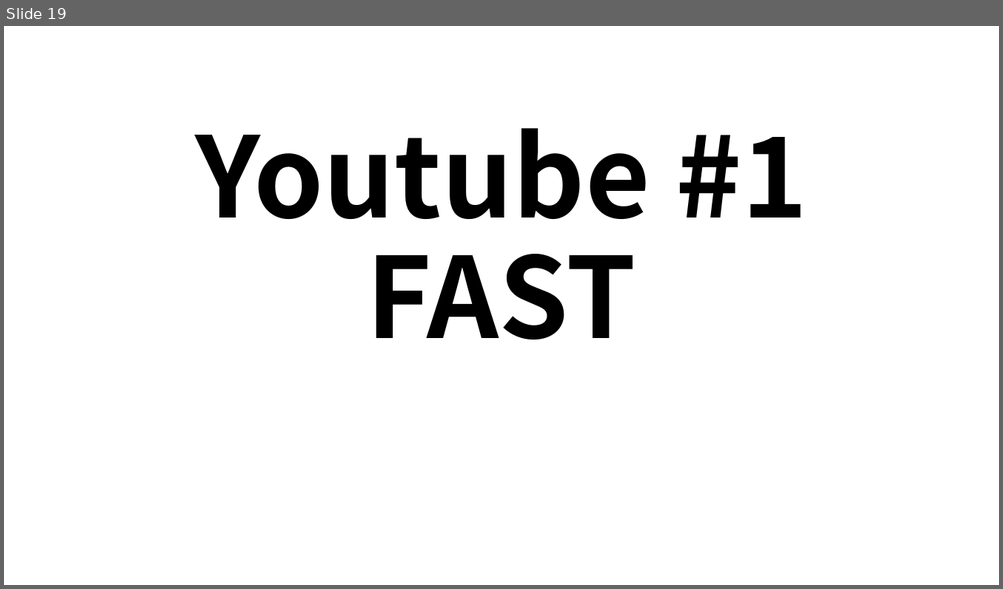
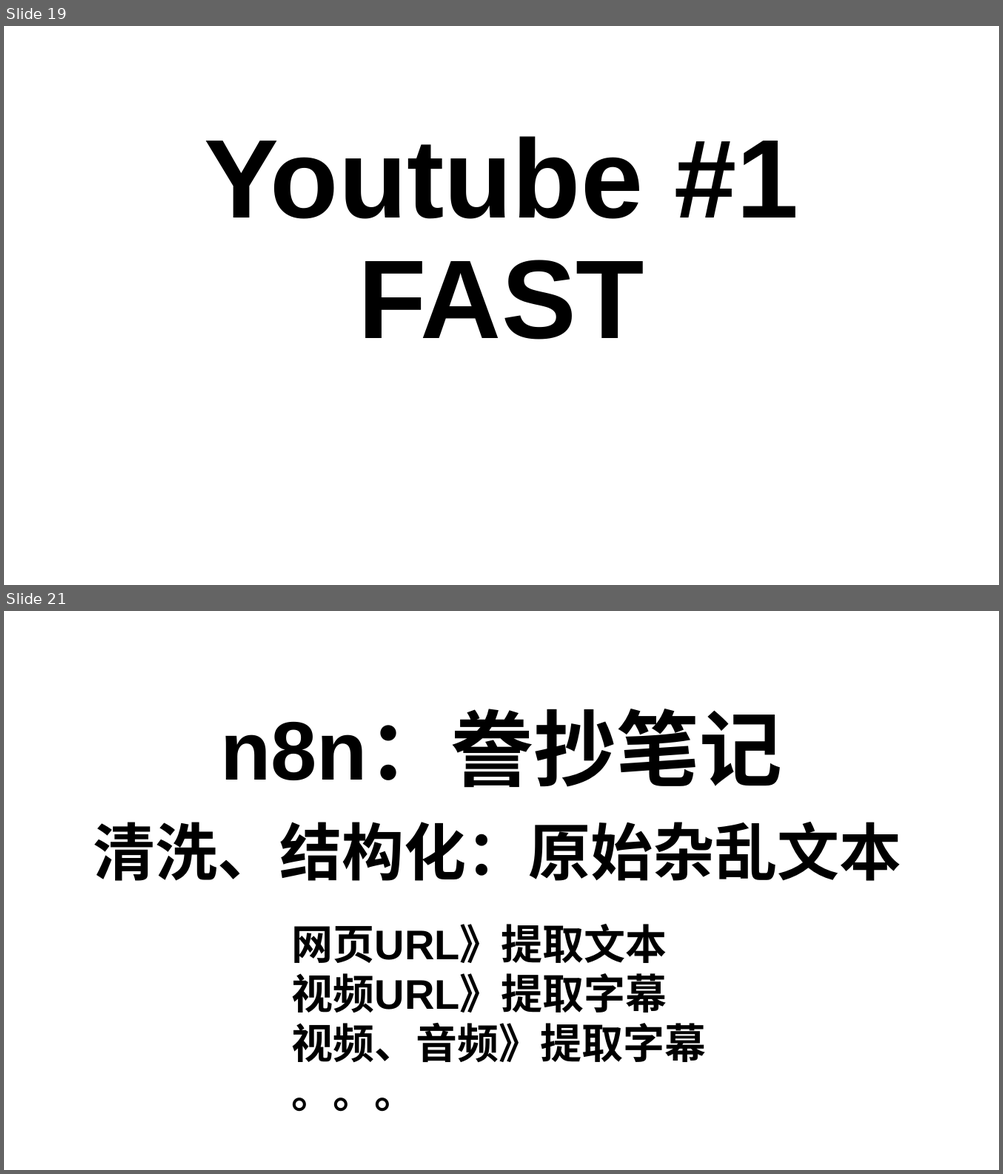
Before and after one commit to aistudybar/ob-OnePersonCompany, a slide deck: _attachment/一人公司（OPC）.pptx. Shown one above the other, each under a label of ours: slide 19 before the commit, slides 19 and 21 after it; the slides between them are not shown. The pictures are 1003x589 and 1003x1174 pixels, drawn with LibreOffice and Linux fonts; fonts in the diff are those of the drawing. Boxes give left, top, right and bottom in pixels: in the first picture for what was removed or moved away, otherwise in the second. Text is boxed around its words. In the diff, an @@ line names an element or a change of style, - is before the commit and + after.

```diff
--- a/_attachment/一人公司（OPC）.pptx
+++ b/_attachment/一人公司（OPC）.pptx
@@ slide 21 added at (4,611,999,1170), background #FFFFFF @@
@@ title added at (220,714,782,788), 80 pt, text #000000, bold @@
+n8n：誊抄笔记
@@ text added at (93,822,901,881), 60 pt, text #000000, bold @@
+清洗、结构化：原始杂乱文本
@@ text added at (292,924,706,1112), 40 pt, text #000000, bold @@
+网页URL》提取文本
+视频URL》提取字幕
+视频、音频》提取字幕
+。。。
@@ slide 19 changed as well @@
@@ title "Youtube #1 FAST" at (204,136,798,340): font Noto Sans CJK SC to Arial @@
```
Also in this commit, not shown: 16 other slides changed, 9 other slides added, 2 slides removed, 3 other files.
